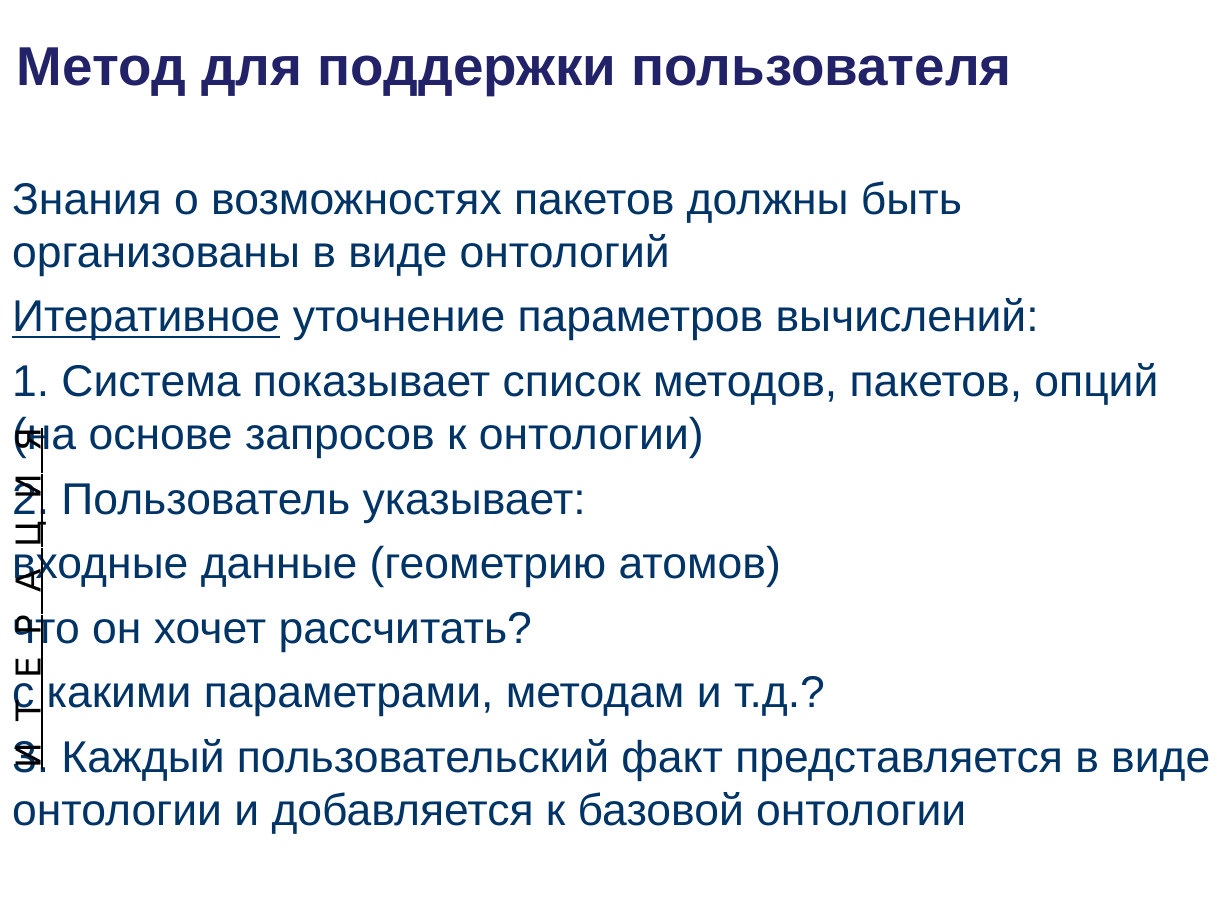
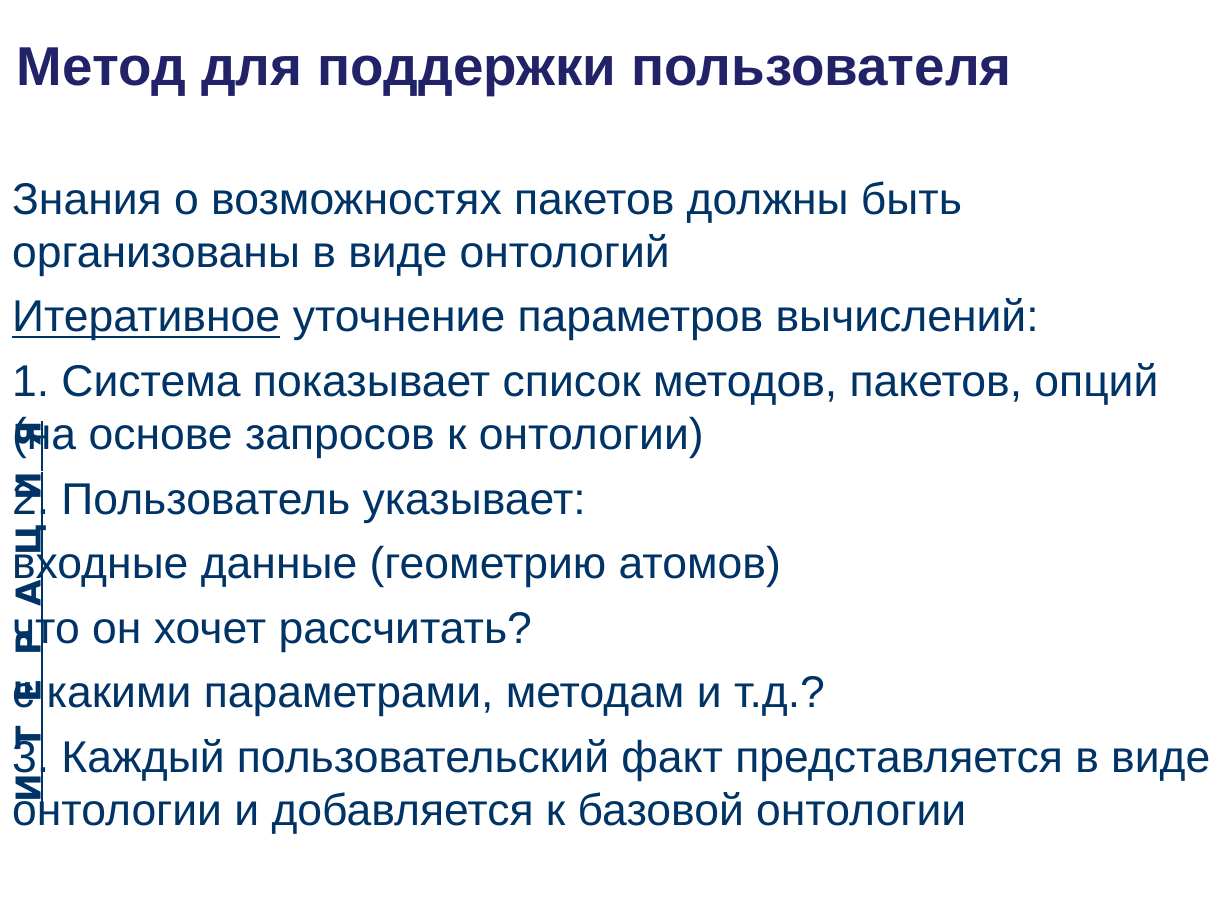
Before and after one commit to podtelkin/NII-NKT, a slide deck: slide 8 of master/master.ppt. Drawn at 1232x924 pixels with LibreOffice and Linux fonts; fonts in the diff are those of the drawing; background and template pictures are left out. Boxes give left, top, right and bottom in pixels: in the first picture for what was removed or moved away, otherwise in the second. Text is boxed around its words. In the diff, an @@ line names an element or a change of style, - is before the commit and + after.

```diff
--- a/master/master.ppt
+++ b/master/master.ppt
@@ text "И Т Е Р А ..." at (x1=9, y1=423, x2=49, y2=803): text colour #000000 to #003366, bold on @@
```
Also in this commit, not shown: 10 other slides changed, 1 slide added, 1 slide removed.
